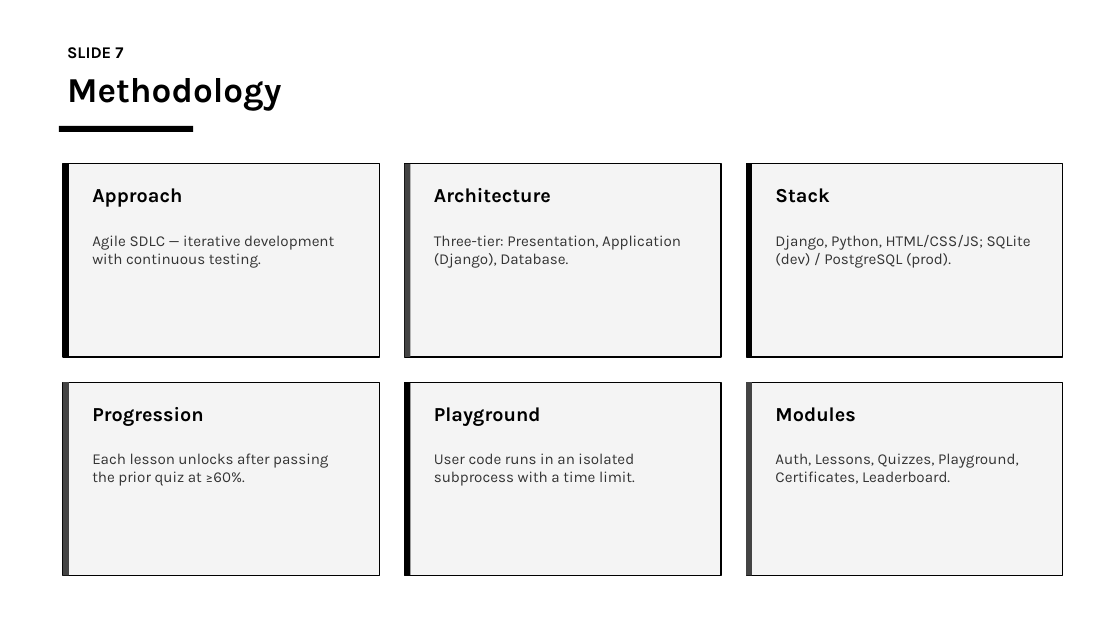
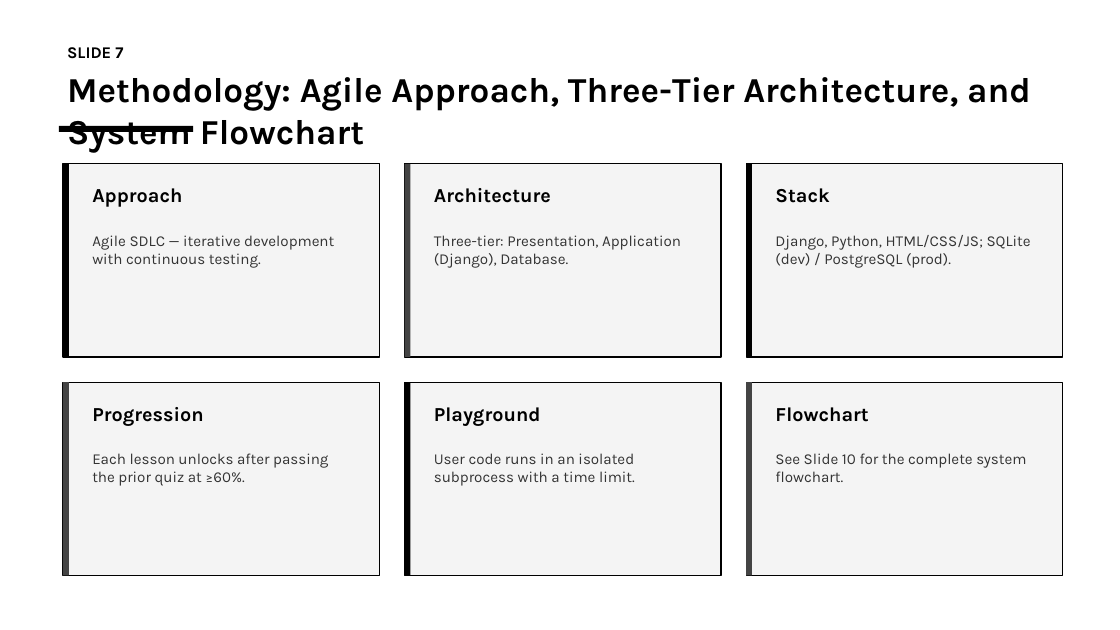
Before and after one commit to charlesfame33-web/IDS, a slide deck: slide 7 of mayor4code_Defence_Slides.pptx. Drawn at 1120x630 pixels with LibreOffice and Linux fonts; fonts in the diff are those of the drawing. Boxes give left, top, right and bottom in pixels: in the first picture for what was removed or moved away, otherwise in the second. Text is boxed around its words. In the diff, an @@ line names an element or a change of style, - is before the commit and + after.

Commit message:
chore: complete mayor4code — fix mockup, all_done stats, expand report to 65pp with flowchart, contributions, enhanced slides

```diff
--- a/mayor4code_Defence_Slides.pptx
+++ b/mayor4code_Defence_Slides.pptx
@@ text at (x1=67, y1=77, x2=1031, y2=153): text changed @@
-Methodology
+Methodology: Agile Approach, Three-Tier Architecture, and System Flowchart
@@ text at (x1=775, y1=407, x2=868, y2=422): text changed @@
-Modules
+Flowchart
@@ text at (x1=775, y1=453, x2=1026, y2=482): text changed @@
-Auth, Lessons, Quizzes, Playground, Certificates, Leaderboard.
+See Slide 10 for the complete system flowchart.
```
Also in this commit, not shown: 7 other slides changed, 1 slide added, 1 slide removed, 7 other files.
